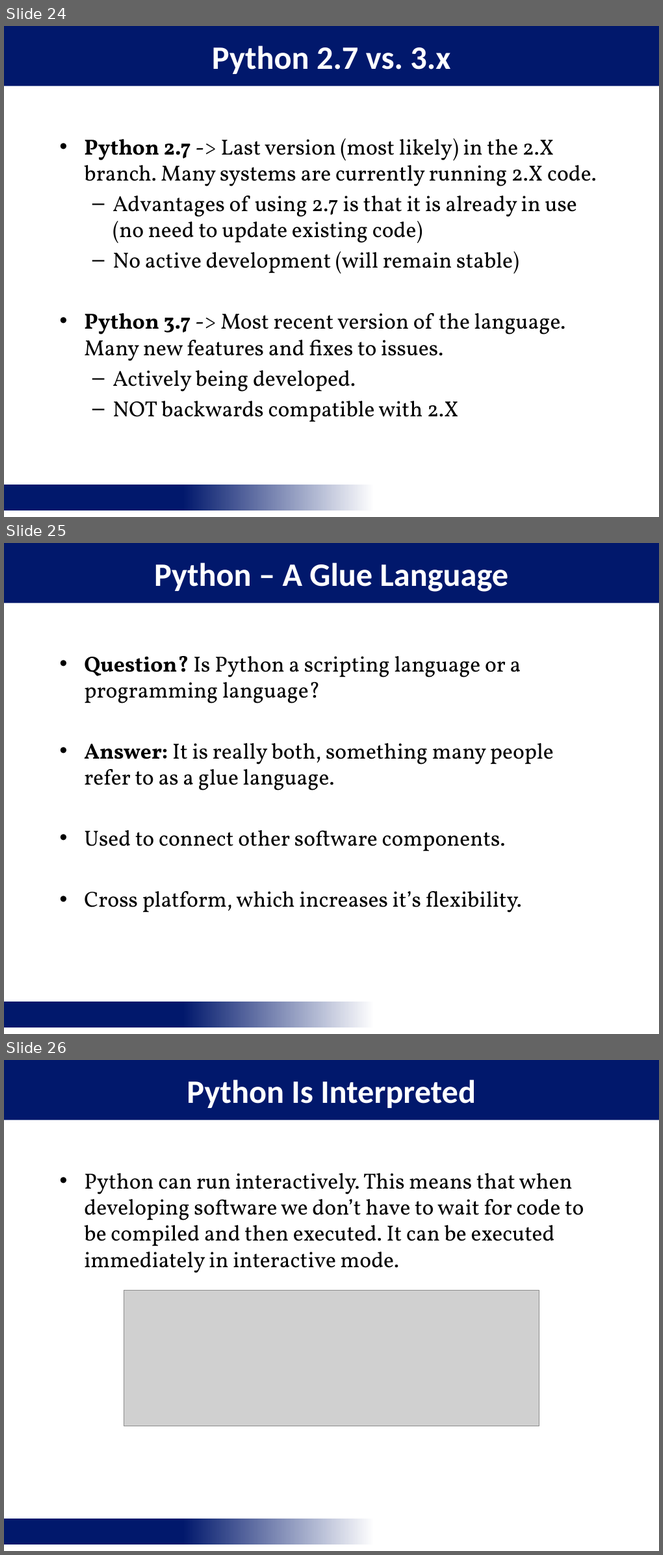
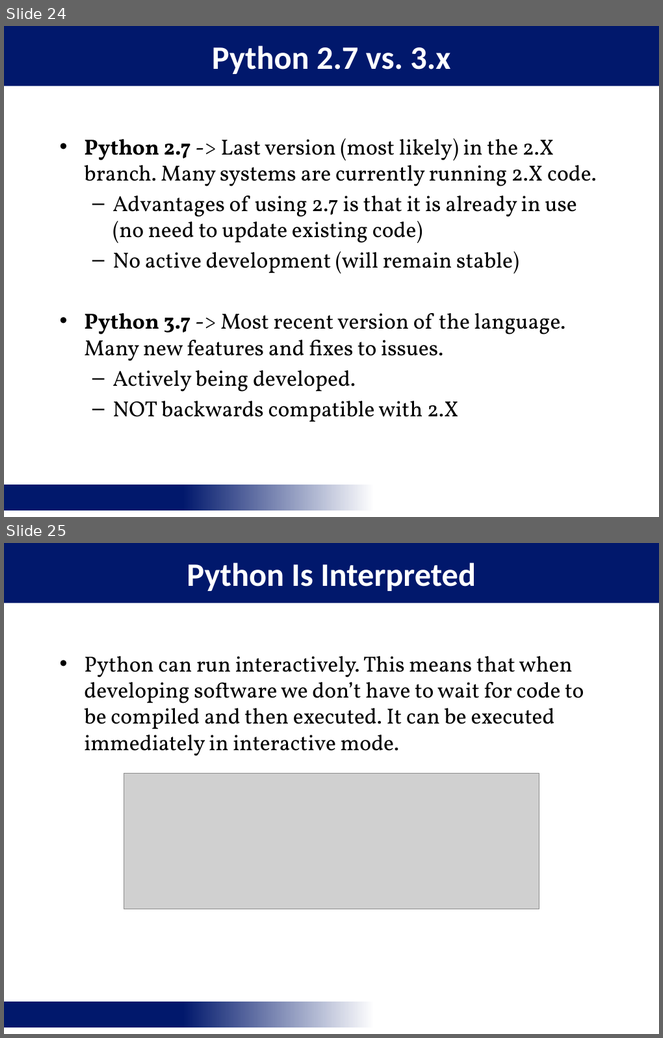
Before and after one commit to jaceiverson/mis-5400-fall-2019, a slide deck: mod_1/MIS_5400_Course_Introduction.pptx. Shown one above the other, each under a label of ours: slides 24, 25 and 26 before the commit, slides 24 and 25 after it. The pictures are 663x1555 and 663x1038 pixels, drawn with LibreOffice and Linux fonts; fonts in the diff are those of the drawing; grey boxes stand for pictures; background and template pictures are left out. Boxes give left, top, right and bottom in pixels: in the first picture for what was removed or moved away, otherwise in the second. Text is boxed around its words. In the diff, an @@ line names an element or a change of style, - is before the commit and + after.

```diff
--- a/mod_1/MIS_5400_Course_Introduction.pptx
+++ b/mod_1/MIS_5400_Course_Introduction.pptx
@@ slide 25 removed at (4, 543, 659, 1034), background #FFFFFF; not listed: 1 template element that a slide beside it also shows @@
@@ title removed at (4, 543, 659, 603) @@
-Python – A Glue Language
@@ text removed at (84, 656, 554, 913) @@
-• Question? Is Python a scripting language or a programming language?
-• Answer: It is really both, something many people refer to as a glue language.
-• Used to connect other software components.
-• Cross platform, which increases it’s flexibility.
@@ what was slide 26 is now slide 25 @@
```
Also in this commit, not shown: 5 slides changed, 6 other files.
